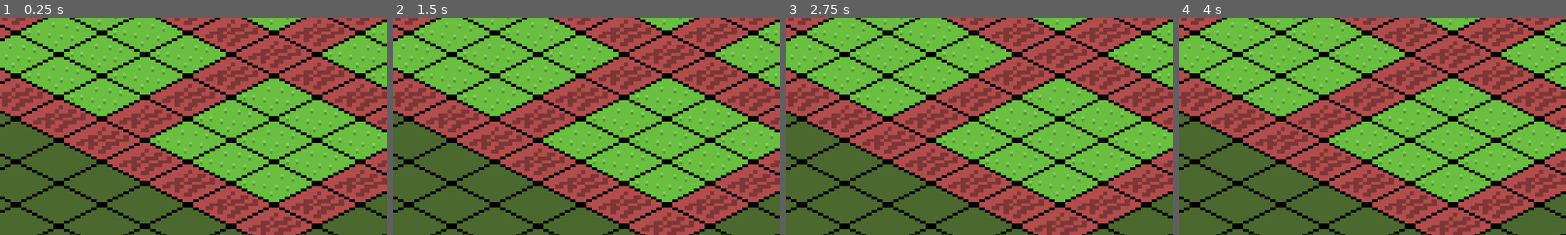
Above: before the commit, frames 1-4 (left to right).
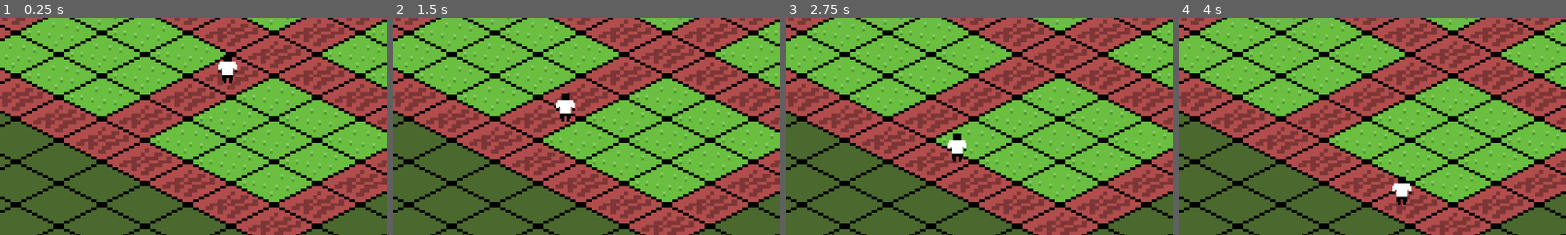
Above: after the commit, the same moments.

Repository: bombasticSlacks/Ok-Orchard
Game: Godot game, scene res://main.tscn
Same seed, same stepped clock (60 frames per second), same inputs: the game is played once before the commit and once after it.
Inputs:
- Up to frame 1 (0.25 s): no input
- Up to frame 2 (1.5 s): no input
- Up to frame 3 (2.75 s): no input
- Up to frame 4 (4 s): no input
The pictures show only the part of the screen within x 8-58%, y 31-80%; the shares and areas given below are measured in that part.

The runs differ from the first frame. In frame 1, 0.4% of the frame differs, in the area x 56-62%, y 16-31%; in frame 2, 0.4%, in the area x 42-48%, y 34-48%; in frame 3, 0.4%; in frame 4, 0.4%.

Commit message:
Character Can Move

Diff:
--- a/Scripts/Pawn.gd
+++ b/Scripts/Pawn.gd
@@ -1,9 +1,9 @@
 # A character moving around the orchard
 class_name Pawn extends CharacterBody2D
 # Speed Pawn Moves
-var movement_speed: float = 200.0
+var movement_speed: float = 40.0
 # Current Target Position
-var movement_target_position: Vector2 = Vector2(60.0, 180.0)
+@export var movement_target_position: Vector2 = Vector2(40.0, 500.0)
 var idle: bool = false
 
 # Our Navigation Routines
@@ -18,15 +18,15 @@
 func _ready():
 	# These values need to be adjusted for the actor's speed
 	# and the navigation layout.
-	navigation_agent.path_desired_distance = 4.0
-	navigation_agent.target_desired_distance = 4.0
+	navigation_agent.path_desired_distance = 0.5
+	navigation_agent.target_desired_distance = 0.5
 
 	# Make sure to not await during _ready.
 	call_deferred("actor_setup")
 
 	# Get a timer so we can register ticks
 	var timer = get_node("/root/Timer")
-	timer.timeout.connect(_tick)
+	# timer.timeout.connect(_tick)
 
 func actor_setup():
 	# Wait for the first physics frame so the NavigationServer can sync.
--- a/main.tscn
+++ b/main.tscn
@@ -1,11 +1,33 @@
-[gd_scene load_steps=2 format=3 uid="uid://dx3k80toaks7p"]
+[gd_scene load_steps=5 format=3 uid="uid://dx3k80toaks7p"]
 
 [ext_resource type="PackedScene" uid="uid://dq131ceghv4bt" path="res://orchard.tscn" id="1_5bpqt"]
+[ext_resource type="Script" path="res://Scripts/Pawn.gd" id="2_yo2sw"]
+[ext_resource type="Texture2D" uid="uid://bdgm8ga1cokek" path="res://Assets/PawnBase.png" id="3_blutb"]
+
+[sub_resource type="CircleShape2D" id="CircleShape2D_l58xx"]
+radius = 2.0
 
 [node name="main" type="Node2D"]
 
 [node name="TileMap" parent="." instance=ExtResource("1_5bpqt")]
 
+[node name="Pawn" type="CharacterBody2D" parent="TileMap"]
+top_level = true
+position = Vector2(37, 80)
+motion_mode = 1
+wall_min_slide_angle = 3.14159
+script = ExtResource("2_yo2sw")
+
+[node name="Sprite2D" type="Sprite2D" parent="TileMap/Pawn"]
+position = Vector2(0, -14)
+texture = ExtResource("3_blutb")
+
+[node name="NavigationAgent2D" type="NavigationAgent2D" parent="TileMap/Pawn"]
+
+[node name="CollisionShape2D" type="CollisionShape2D" parent="TileMap/Pawn"]
+scale = Vector2(1, 0.5)
+shape = SubResource("CircleShape2D_l58xx")
+
 [node name="Camera2D" type="Camera2D" parent="."]
 offset = Vector2(100, 100)
 zoom = Vector2(2, 2)
--- a/orchard.tscn
+++ b/orchard.tscn
@@ -1,26 +1,48 @@
-[gd_scene load_steps=4 format=3 uid="uid://dq131ceghv4bt"]
+[gd_scene load_steps=5 format=3 uid="uid://dq131ceghv4bt"]
 
 [ext_resource type="Texture2D" uid="uid://bcfcw44x0hgou" path="res://Assets/tiles.png" id="1_538gh"]
+
+[sub_resource type="NavigationPolygon" id="NavigationPolygon_al0bk"]
+vertices = PackedVector2Array(32, 0, 0, 16, -32, 0, 0, -16)
+polygons = Array[PackedInt32Array]([PackedInt32Array(0, 1, 2, 3)])
+outlines = Array[PackedVector2Array]([PackedVector2Array(0, -16, 32, 0, 0, 16, -32, 0)])
+source_geometry_group_name = &"navigation_polygon_source_group"
+agent_radius = 0.0
 
 [sub_resource type="TileSetAtlasSource" id="TileSetAtlasSource_jl03t"]
 texture = ExtResource("1_538gh")
 texture_region_size = Vector2i(64, 64)
 0:0/0 = 0
 0:0/0/texture_origin = Vector2i(0, -16)
+0:0/0/physics_layer_0/linear_velocity = Vector2(0, 0)
+0:0/0/physics_layer_0/angular_velocity = 0.0
+0:0/0/physics_layer_0/polygon_0/points = PackedVector2Array(0.25, -12.5, 26, 0.25, 0, 13.25, -26, -0.5)
 1:0/0 = 0
 1:0/0/texture_origin = Vector2i(0, -16)
+1:0/0/physics_layer_0/linear_velocity = Vector2(0, 0)
+1:0/0/physics_layer_0/angular_velocity = 0.0
+1:0/0/navigation_layer_0/polygon = SubResource("NavigationPolygon_al0bk")
 2:0/0 = 0
 2:0/0/texture_origin = Vector2i(0, -16)
+2:0/0/physics_layer_0/linear_velocity = Vector2(0, 0)
+2:0/0/physics_layer_0/angular_velocity = 0.0
 3:0/0 = 0
 3:0/0/texture_origin = Vector2i(0, -16)
+3:0/0/physics_layer_0/linear_velocity = Vector2(0, 0)
+3:0/0/physics_layer_0/angular_velocity = 0.0
+3:0/0/physics_layer_0/polygon_0/points = PackedVector2Array(0.5, -13, 25.25, 0, 0.25, 12.75, -25.5, -0.5)
 4:0/0 = 0
 4:0/0/texture_origin = Vector2i(0, -16)
+4:0/0/physics_layer_0/linear_velocity = Vector2(0, 0)
+4:0/0/physics_layer_0/angular_velocity = 0.0
 
 [sub_resource type="TileSet" id="TileSet_3knoq"]
 tile_shape = 1
 tile_layout = 5
 tile_offset_axis = 1
 tile_size = Vector2i(64, 32)
+physics_layer_0/collision_layer = 1
+navigation_layer_0/layers = 1
 sources/0 = SubResource("TileSetAtlasSource_jl03t")
 
 [node name="TileMap" type="TileMap"]
Binary file added: Assets/TreeBase.aseprite
